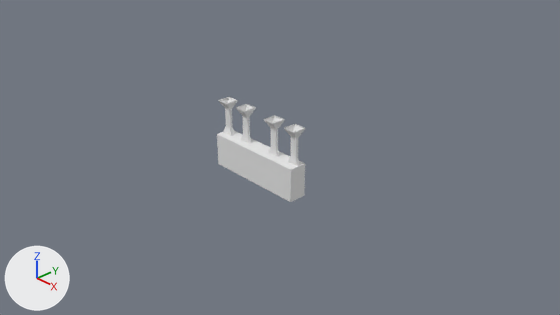
The Blender file Project/TP2/Assets/Models/Obstacle/4missile.blend as it was, and as the next commit left it.
The view is the same before and after, from the file's camera 'Camera'. Lighting does not change. The marker at lower left points along +X, +Y and +Z.
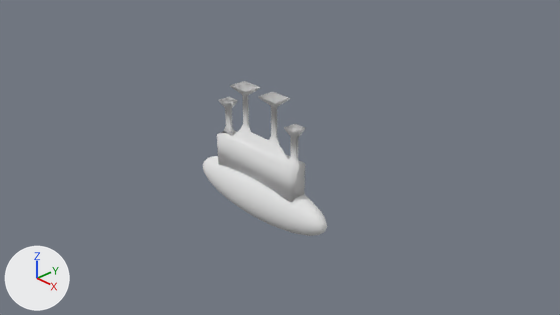
What the commit changed:
me_cube is used by ob_cube; location (0.0, 0.0, 0.28); scale (1.0, 0.432, 0.315).
me_cube had 92 vertices, 79 faces and spanned x -1.0..1.0, y -0.34..0.44, z -1.0..3.11.
me_cube now has 622 vertices, 623 faces and spans x -1.71..1.65, y -0.81..1.02, z -3.47..4.38.
me_cube part 1: a new loose piece, a UV sphere (32 segments, 16 rings, poles along y) spanning x -1.71..1.65, y -0.81..1.02, z -3.47..-0.55, in mat_material (its picture is missing).
Part 2, on me_cube:
8 vertices in x -0.5..0.5, y 0.05..0.15, z 1.0 move by (0.0, 0.0, 0.68).
4 vertices in x -0.5..0.25, y -0.16, z 3.04..3.11 move by (-0.09, -0.09, 1.27).
4 vertices in x -0.25..0.5, y -0.16, z 3.04..3.11 move by (0.09, -0.09, 1.27).
4 vertices in x -0.25..0.5, y 0.41, z 3.04..3.11 move by (0.09, 0.09, 1.27).
4 vertices in x -0.5..0.25, y 0.41, z 3.04..3.11 move by (-0.09, 0.09, 1.27).
16 vertices move from x -0.44..0.44, y 0.06..0.19, z 1.43..2.58 to x -0.43..0.43, y 0.07..0.18, z 2.11..3.85.
32 vertices are added at x -1.0..1.0, y -0.25..0.5, z 2.58..4.31.
16 new vertices lie (0.0, 0.0, 0.07) away from vertices in x -1.0..1.0, y -0.25..0.5, z 3.04..4.31.
32 new faces join them.
me_cube part 3: 79 kept faces spanning x -1.0..1.0, y -0.34..0.5, z -1.0..4.38 are now shaded smooth.

Changed parts and their boxes [x1, y1, x2, y2] in the pictures (560 x 315 px):
'Cube', reshaped (40% wider, 47% taller): before [217, 97, 305, 202]; after [203, 81, 327, 236]
part 1 of me_cube, added: after [203, 156, 327, 236]
part 2 of me_cube, built on: before [218, 104, 305, 170]; after [218, 81, 305, 170]
part 3 of me_cube, shading changed: [217, 102, 305, 202] in both
